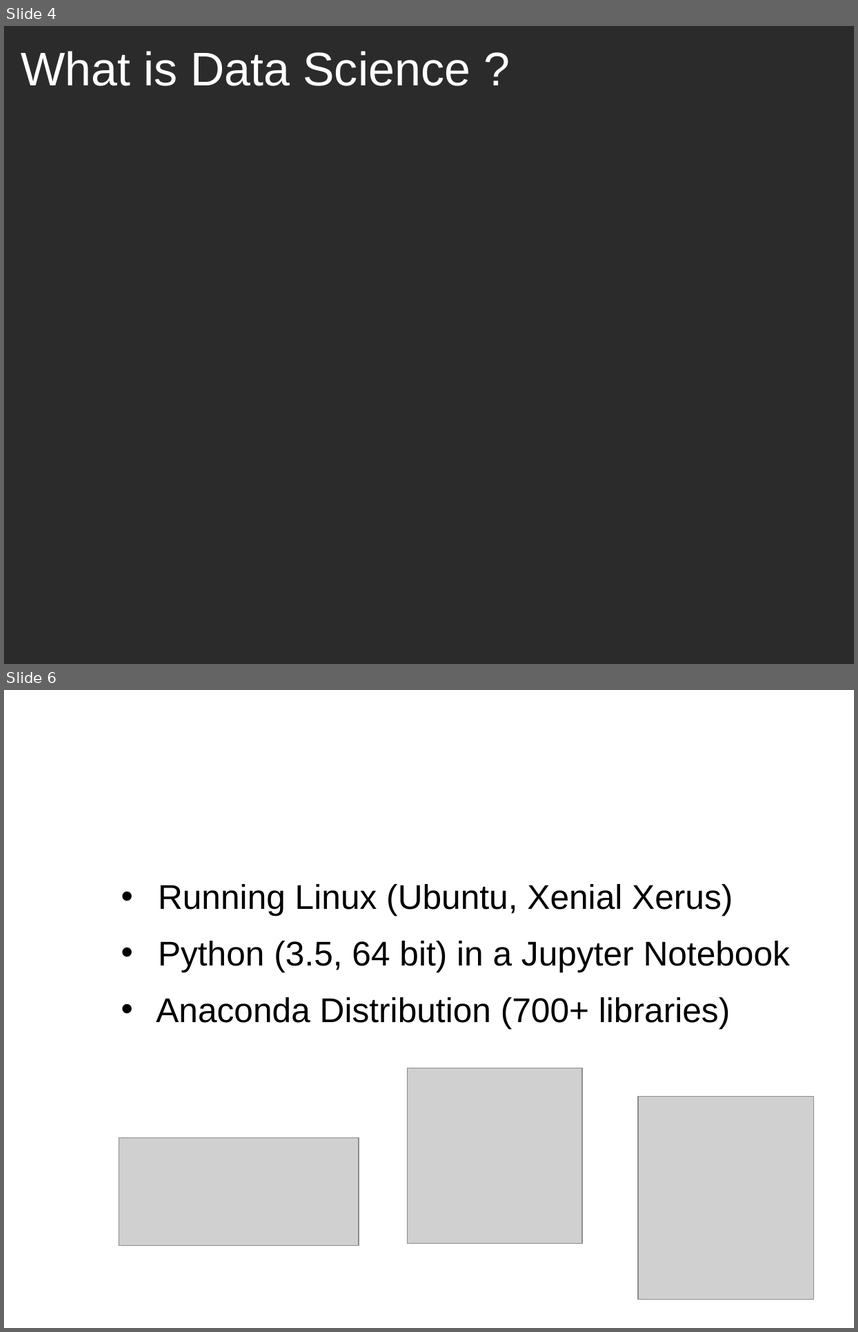
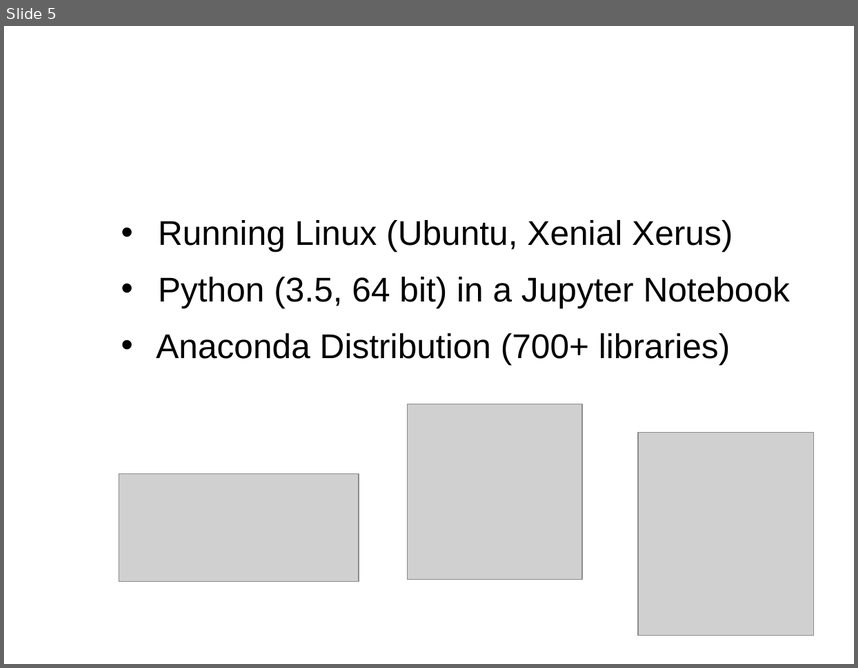
Before and after one commit to swzCuroverse/BostonCodeCamp26, a slide deck: PythonDataScience.odp. Shown one above the other, each under a label of ours: slides 4 and 6 before the commit, slide 5 after it; the slides between them are not shown. The pictures are 858x1332 and 858x668 pixels, drawn with LibreOffice and Linux fonts; fonts in the diff are those of the drawing; grey boxes stand for pictures; background and template pictures are left out; a plain dark background stands for a picture behind light text. Boxes give left, top, right and bottom in pixels: in the first picture for what was removed or moved away, otherwise in the second. Text is boxed around its words. In the diff, an @@ line names an element or a change of style, - is before the commit and + after.

```diff
--- a/PythonDataScience.odp
+++ b/PythonDataScience.odp
@@ slide 4 removed at [4, 26, 854, 664], background picture (left out) @@
@@ title removed at [21, 51, 470, 86] @@
-What is Data Science ?
@@ what was slide 6 is now slide 5 @@
```
Also in this commit, not shown: 4 slides changed, 1 other slide removed, 3 other files.
